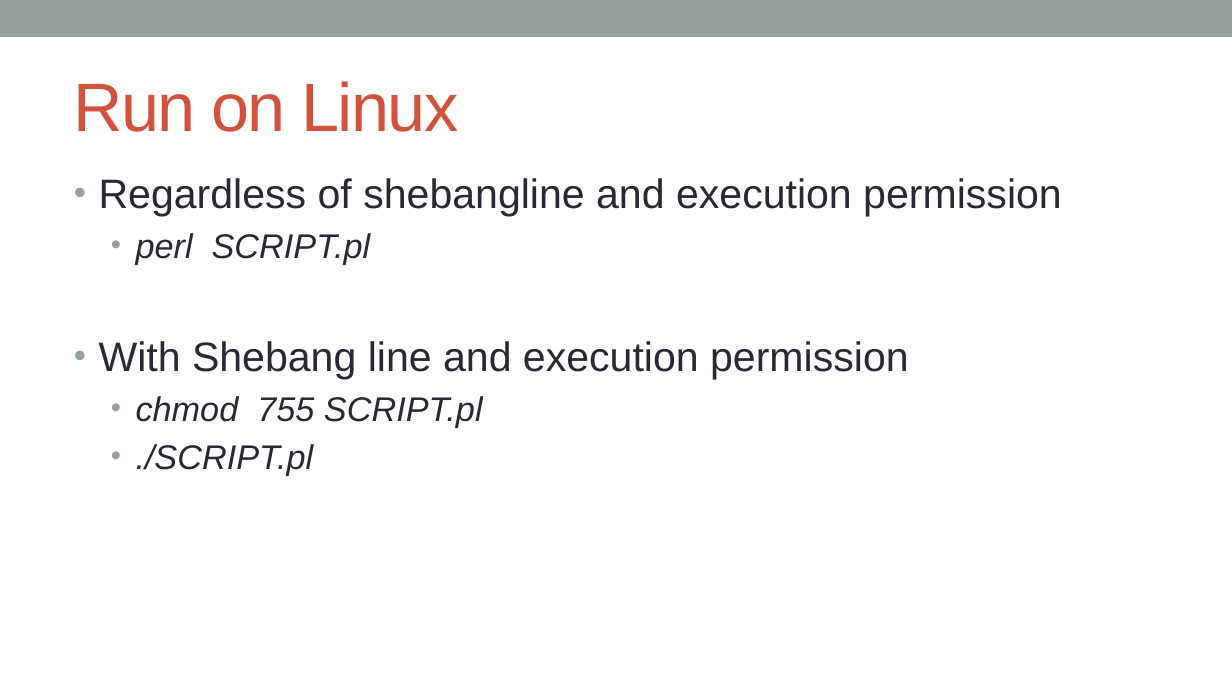
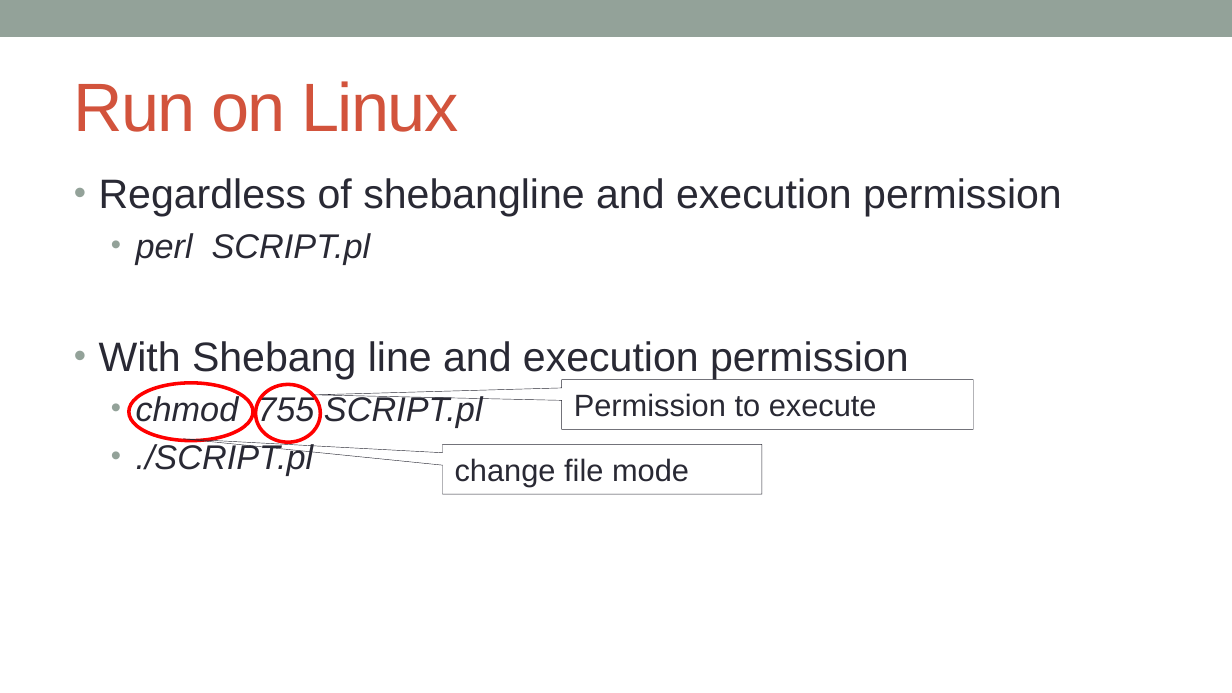
Before and after one commit to kanhu-pcr-code/bioinfo-PERL-course, a slide deck: slide 11 of PPTs/Getting_stared_with_perl.pptx. Drawn at 1232x693 pixels with LibreOffice and Linux fonts; fonts in the diff are those of the drawing. Boxes give left, top, right and bottom in pixels: in the first picture for what was removed or moved away, otherwise in the second. Text is boxed around its words. In the diff, an @@ line names an element or a change of style, - is before the commit and + after.

```diff
--- a/PPTs/Getting_stared_with_perl.pptx
+++ b/PPTs/Getting_stared_with_perl.pptx
@@ ellipse added at (129, 383, 254, 441), outline #FF0000 2.08 pt @@
@@ ellipse added at (255, 384, 320, 442), outline #FF0000 2.08 pt @@
@@ speech box added at (562, 379, 973, 429), outline #292934 0.25 pt, 18 pt, text #292934 @@
+Permission to execute
@@ speech box added at (442, 445, 761, 494), outline #292934 0.25 pt, 18 pt, text #292934 @@
+change file mode
```
Also in this commit, not shown: 5 other slides changed, 1 slide added, 13 other files.
